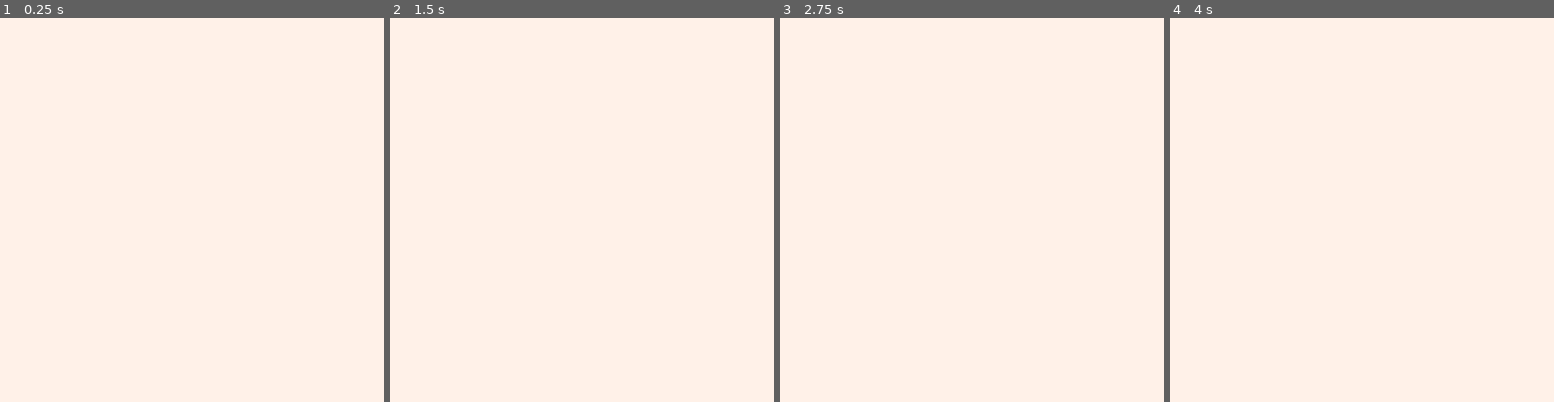
Above: before the commit, frames 1-4 (left to right).
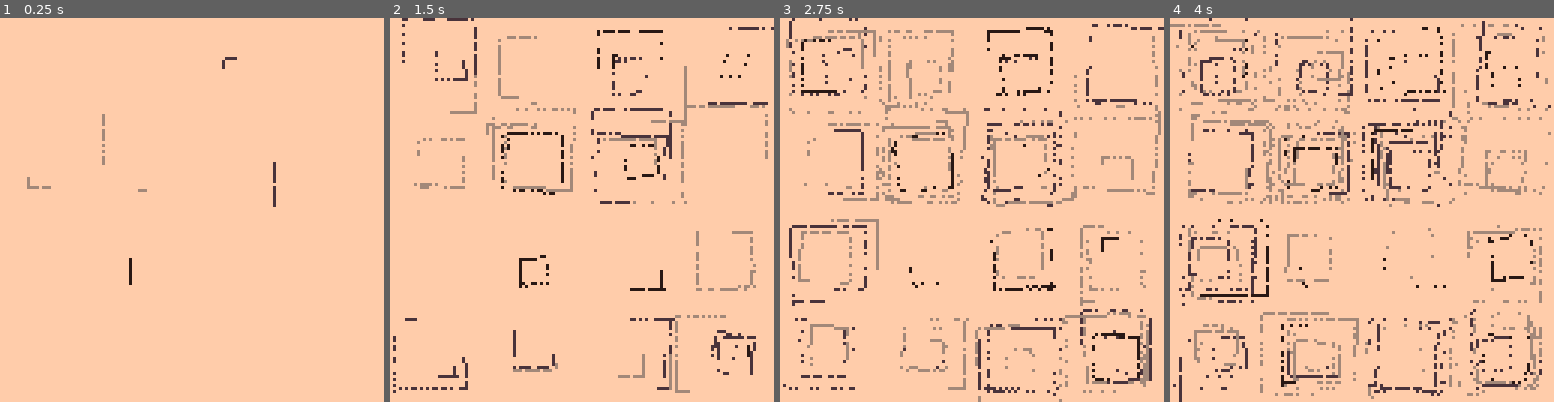
Above: after the commit, the same moments.

Repository: CarsonKompon/genuary_2024
Game: PICO-8 cartridge genuary_2024_5.p8
Two runs of this game, one before a commit and one after it. Both use one fixed random seed, a clock stepped at 60 frames per second and the inputs below.
Inputs:
- Up to frame 1 (0.25 s): no input
- Up to frame 2 (1.5 s): no input
- Up to frame 3 (2.75 s): no input
- Up to frame 4 (4 s): no input

The runs differ from the first frame. In frame 1, 100% of the frame differs, in the area x 0-100%, y 0-100%; in frame 2, 100%; in frame 3, 100%; in frame 4, 100%.

Commit message:
Genuary 5

Diff:
--- a/genuary_2024_5.p8
+++ b/genuary_2024_5.p8
@@ -6,16 +6,59 @@
 -- by carson kompon
 
 cls(0)
-?"\^!5f10789:;<😐"
+?"\^!5f10?●ˇ●ˇ█"
 cols=6
 o={}
 f=0
 
 function _update60()
-
-
+	if(f%2==0)spawn()
+
+	for s in all(o)do
+		s:update()
+	end
+
+	for i=0,299do
+		local x=rnd(128)
+		local y=rnd(128)
+		pset(x,y,0)
+	end
 
 	f+=1
+end
+
+function spawn()
+	local s={
+		x=flr(rnd(4))*32+16,
+		y=flr(rnd(4))*32+16,
+		c=rnd(cols),
+		d=flr(rnd(4))/4,
+		s=1,--rnd(2),
+		r=flr(rnd(8))+3,
+		f=8+flr(rnd(20)),
+		m=10,
+		t=rnd({-.25,.25}),
+		a=rnd(.02)-.01,
+		update=function(s)
+			local lx=s.x
+			local ly=s.y
+			s.x+=cos(s.d)*s.s
+			s.y+=sin(s.d)*s.s
+			line(lx,ly,s.x,s.y,s.c)
+			if s.m%s.f==0then
+				s.d+=s.t+s.a
+				s.r-=1
+				if(s.r<=0)del(o,s)
+			end
+			s.m+=1
+		end
+	}
+	local d=s.d-(.25*sgn(s.t))
+	local z=s.f/2
+	s.x+=cos(d)*z
+	s.y+=sin(d)*z
+	s.a*=s.f/64
+	add(o,s)
 end
 __gfx__
 00000000000000000000000000000000000000000000000000000000000000000000000000000000000000000000000000000000000000000000000000000000
